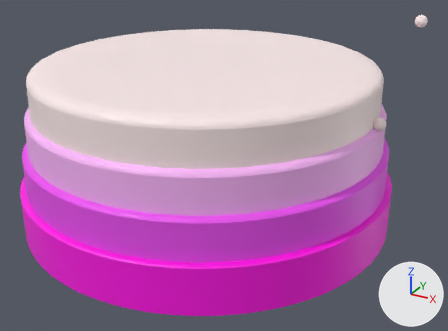
Before and after pictures for a commit that changed the glTF model frontend/projeto_bolo/montarbolo/assets/cobertura/bolocilindro  cobertura neon rosa.glb.
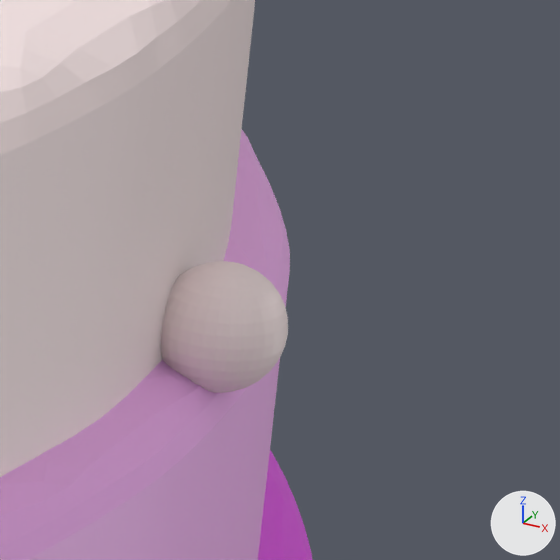
The first picture shows the older version from a 50 mm lens placed at (2.68, -4.23, 1.94), pointed at (0.42, -0.13, -0.11). The close-ups show both versions on the part from 79% to 93% of the width and 27% to 45% of the height of that picture; other places that the commit changed are outside them. Every picture has the same lights, and +X, +Y and +Z are marked at lower right. Where no turn or scale is listed for an object, it has been applied to the vertices.
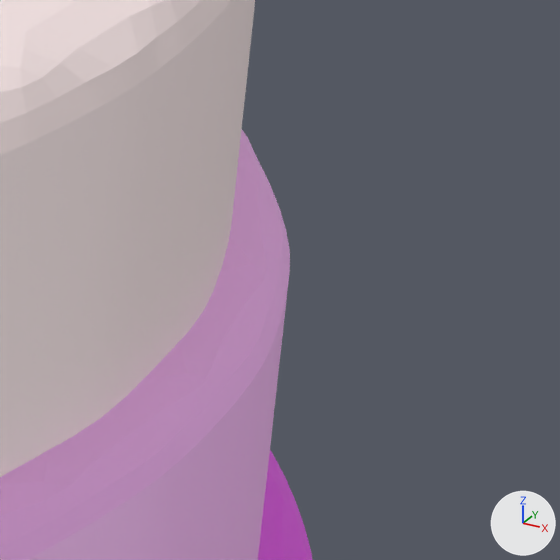
Location of each change, (x1, y1, x2, y2) in pixels of the close-ups (560 x 560 px):
'Sphere', deleted: before (161, 261, 288, 393)

Edits to the bpy script that builds the scene:
```text
Remove ob_sphere:
    ob_sphere = bpy.data.objects.new('Sphere', me_sphere)
    ob_sphere.location = (1.6325, -0.043, 0.4277)
```
